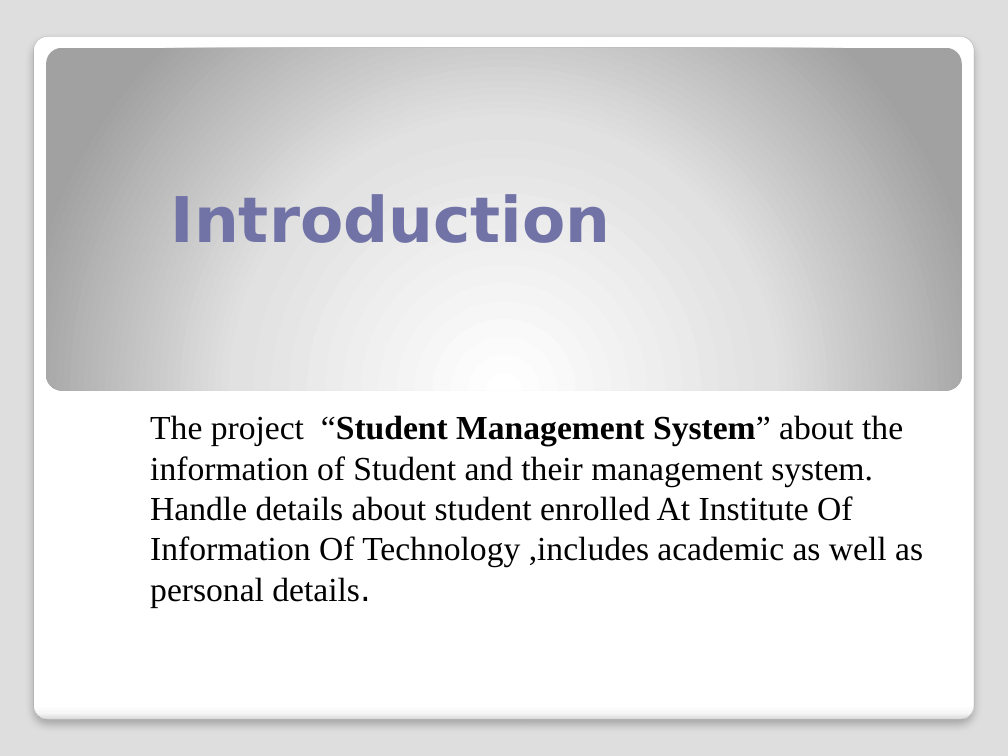
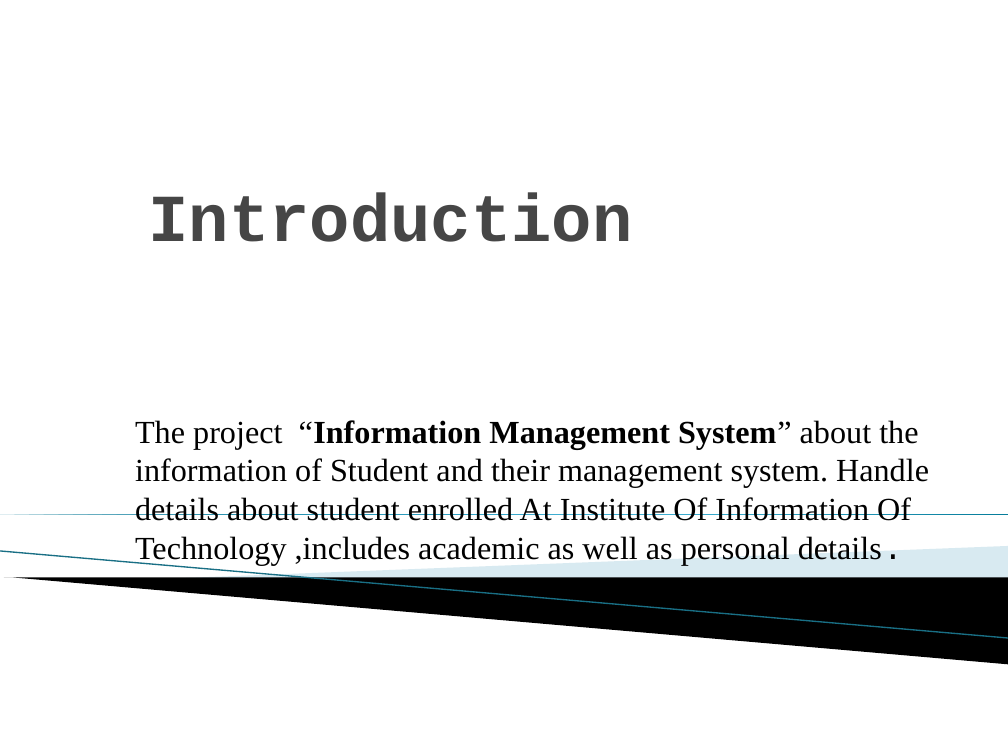
Before and after one commit to SudipKumarSah-0934/SPL-1, a slide deck: slide 2 of presentation.pptx. Drawn at 1008x756 pixels with LibreOffice and Linux fonts; fonts in the diff are those of the drawing; background and template pictures are left out. Boxes give left, top, right and bottom in pixels: in the first picture for what was removed or moved away, otherwise in the second. Text is boxed around its words. In the diff, an @@ line names an element or a change of style, - is before the commit and + after.

```diff
--- a/presentation.pptx
+++ b/presentation.pptx
@@ background #DEDEDE to #FFFFFF @@
@@ title "Introduction" at (149,193,633,242): size 45 to 48 pt, font DejaVu Sans to Courier New, text colour #7273A7 to #464646 @@
@@ rounded rectangle removed at (33,36,974,720) @@
@@ rounded rectangle removed at (46,47,962,390) @@
@@ subtitle at (135,420,929,566): text changed; size 24 to 23 pt @@
-  The project “Student Management System” about the information of Student and their management system. Handle details about student enrolled At Institute Of Information Of Technology ,includes academic as well as personal details.
+  The project “Information Management System” about the information of Student and their management system. Handle details about student enrolled At Institute Of Information Of Technology ,includes academic as well as personal details.
@@ right triangle added at (0,514,1008,514), fill gradient #007896 to #4CBBDF @@
@@ line added from (0, 551) to (1008, 638), #97C5D8 0.95 pt @@
@@ freeform shape added at (186,546,1008,600), fill #A0CBDC at 40% opacity @@
@@ freeform shape added at (4,578,1008,664), fill #000000 @@
```
Also in this commit, not shown: 3 other slides changed, 2 slides added, 7 slides removed, 4 other files.
